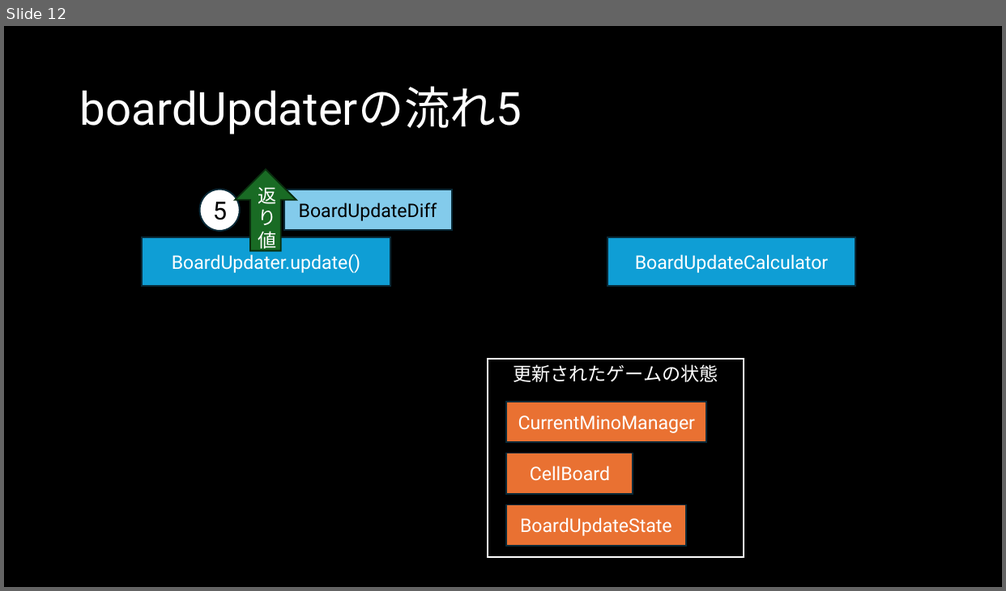
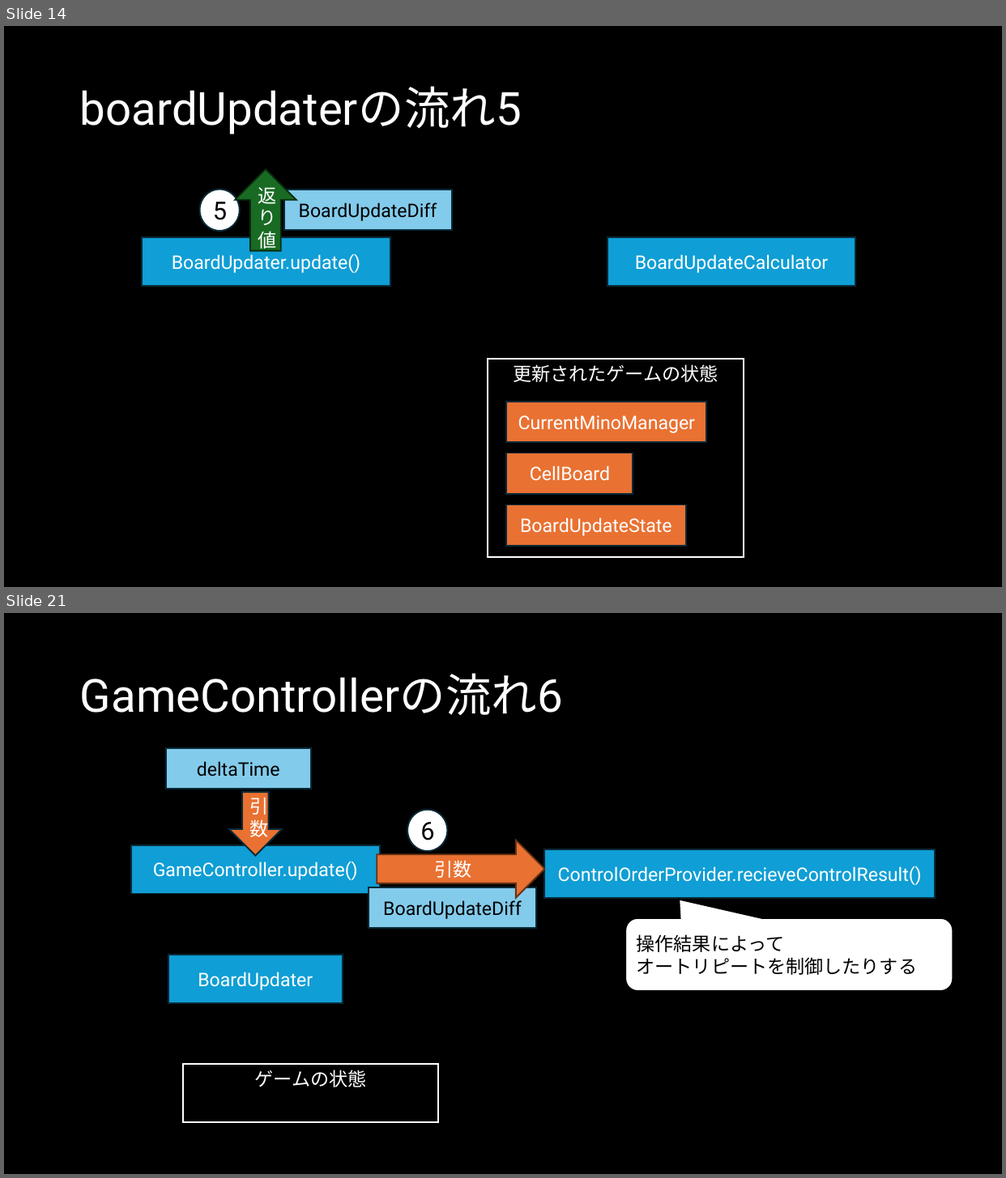
Before and after one commit to Ito-Hideaki/teresource, a slide deck: docs/DocToUnderstandTeresource.pptx. Shown one above the other, each under a label of ours: slide 12 before the commit, slides 14 and 21 after it; the slides between them are not shown. The pictures are 1006x591 and 1006x1178 pixels, drawn with LibreOffice and Linux fonts; fonts in the diff are those of the drawing. Boxes give left, top, right and bottom in pixels: in the first picture for what was removed or moved away, otherwise in the second. Text is boxed around its words. In the diff, an @@ line names an element or a change of style, - is before the commit and + after.

```diff
--- a/docs/DocToUnderstandTeresource.pptx
+++ b/docs/DocToUnderstandTeresource.pptx
@@ slide 21 added at (4, 613, 1002, 1174), background #000000 @@
@@ title added at (80, 673, 563, 715), 44 pt, text #FFFFFF @@
+GameControllerの流れ6
@@ rectangle added at (166, 747, 310, 789), fill #83CBEB, outline #092A39 1.5 pt, 18 pt, text #000000 @@
+deltaTime
@@ down arrow added at (229, 792, 283, 855), fill #E97132, outline #092A39 1.5 pt, 18 pt, text #FFFFFF @@
+引数
@@ ellipse added at (407, 810, 447, 852), fill #FFFFFF, outline #092A39 1.5 pt, 24 pt, text #000000 @@
+6
@@ rectangle added at (131, 845, 381, 894), fill #0F9ED5, outline #092A39 1.5 pt, 18 pt, text #FFFFFF @@
+GameController.update()
@@ right arrow added at (377, 841, 544, 898), fill #E97132, outline #663216 1.5 pt, 18 pt, text #FFFFFF @@
+引数
@@ rectangle added at (544, 850, 936, 898), fill #0F9ED5, outline #092A39 1.5 pt, 18 pt, text #FFFFFF @@
+ControlOrderProvider.recieveControlResult()
@@ rectangle added at (368, 888, 536, 929), fill #83CBEB, outline #092A39 1.5 pt, 18 pt, text #000000 @@
+BoardUpdateDiff
@@ rounded speech box added at (625, 918, 953, 991), fill #FFFFFF, outline #000000 1.5 pt, 18 pt, text #000000 @@
+操作結果によって
+オートリピートを制御したりする
@@ rectangle added at (168, 955, 343, 1003), fill #0F9ED5, outline #092A39 1.5 pt, 18 pt, text #FFFFFF @@
+BoardUpdater
@@ rectangle added at (183, 1064, 438, 1122), outline #FFFFFF 1.5 pt, 18 pt, text #FFFFFF @@
+ゲームの状態
@@ what was slide 12 is now slide 14 @@
```
Also in this commit, not shown: 7 slides changed, 20 other slides added.
